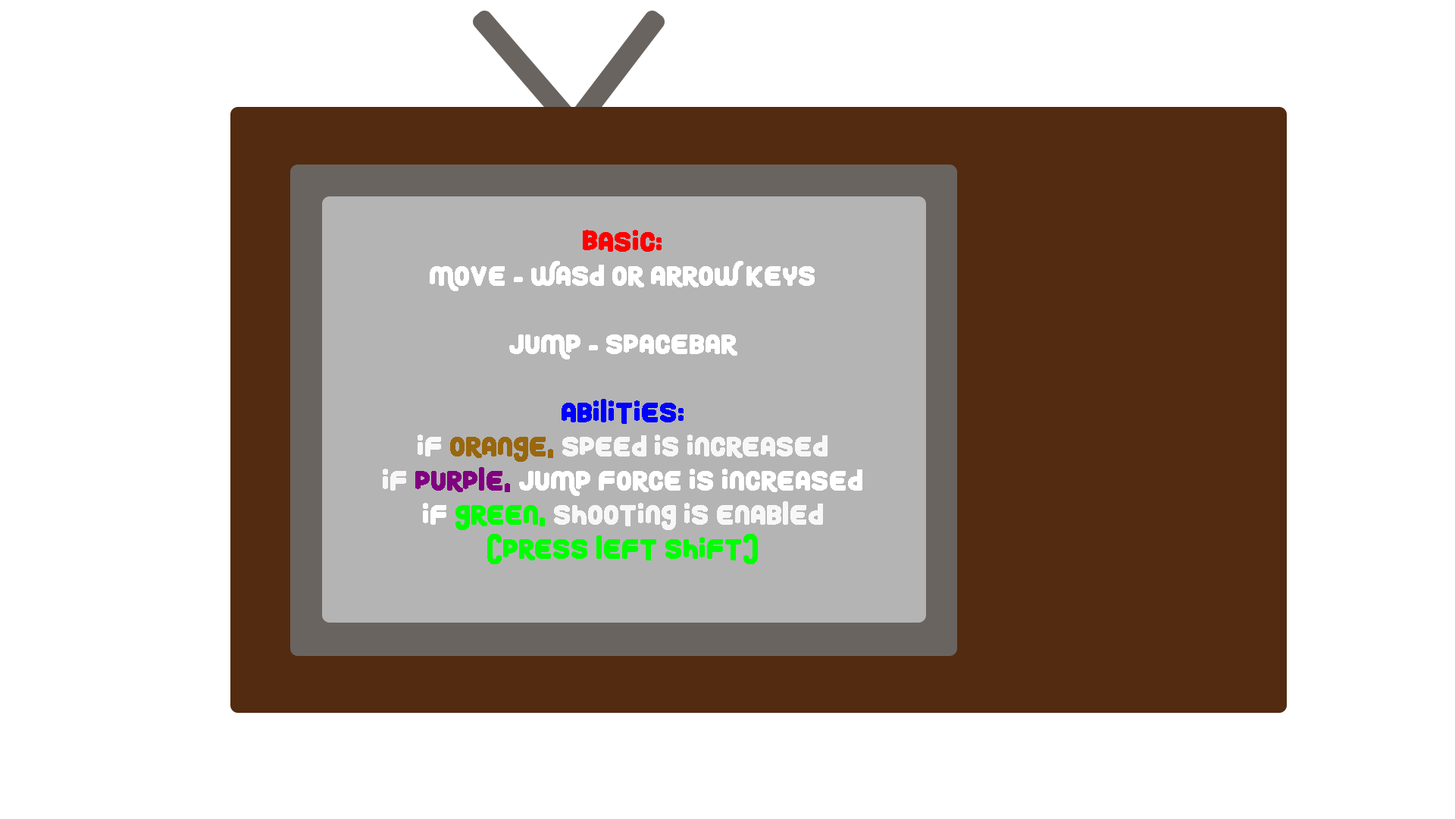
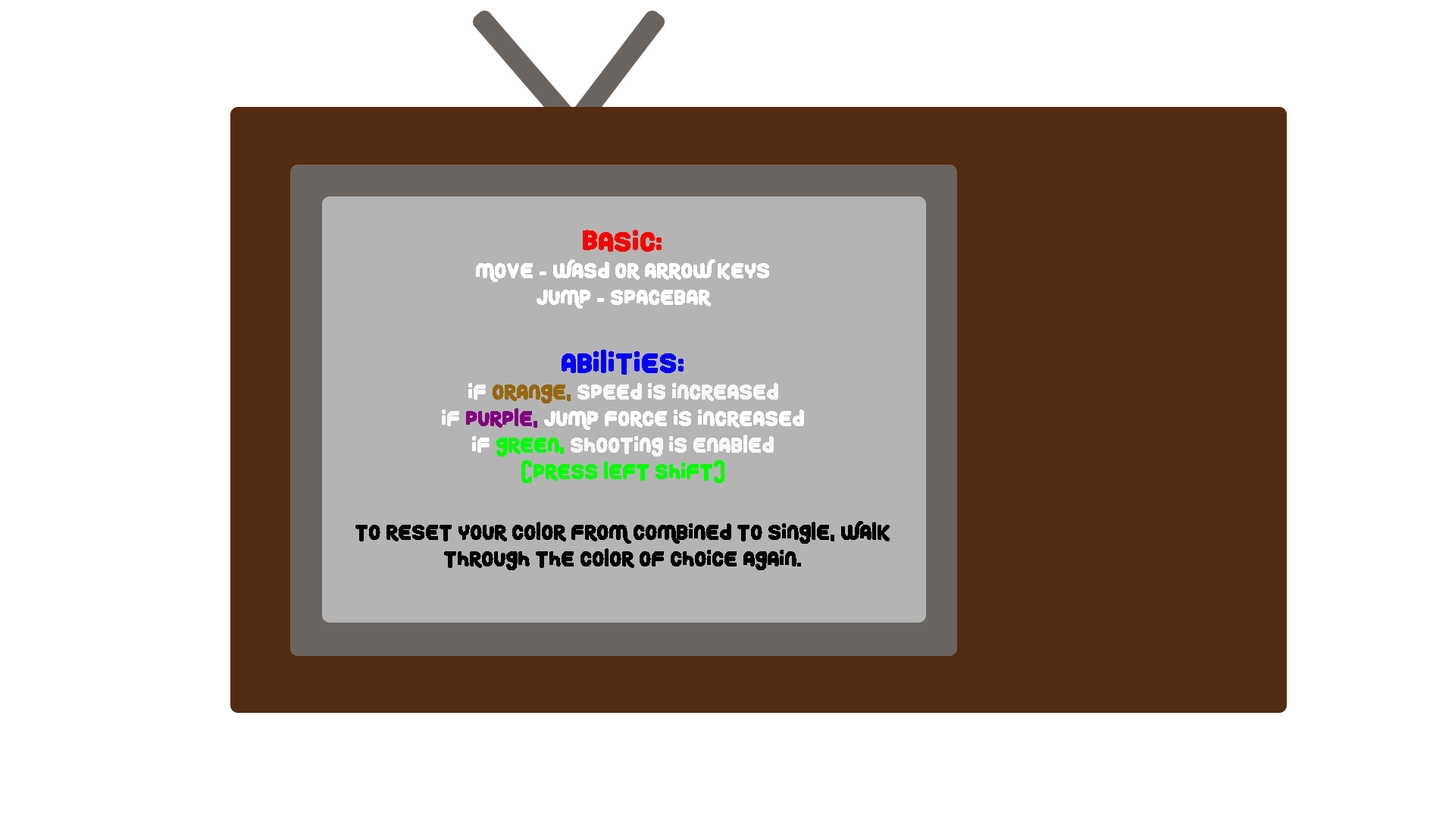
Layer changes from the first 1455 x 819 image to the second:
renamed "Basic: Move - WASD or Arrow Keys Jump - Spacebar Abilities:" to "Basic: Move - WASD or Arrow Keys Jump - Spacebar Abilities: I", painted on it over bbox(355, 259, 890, 571)
